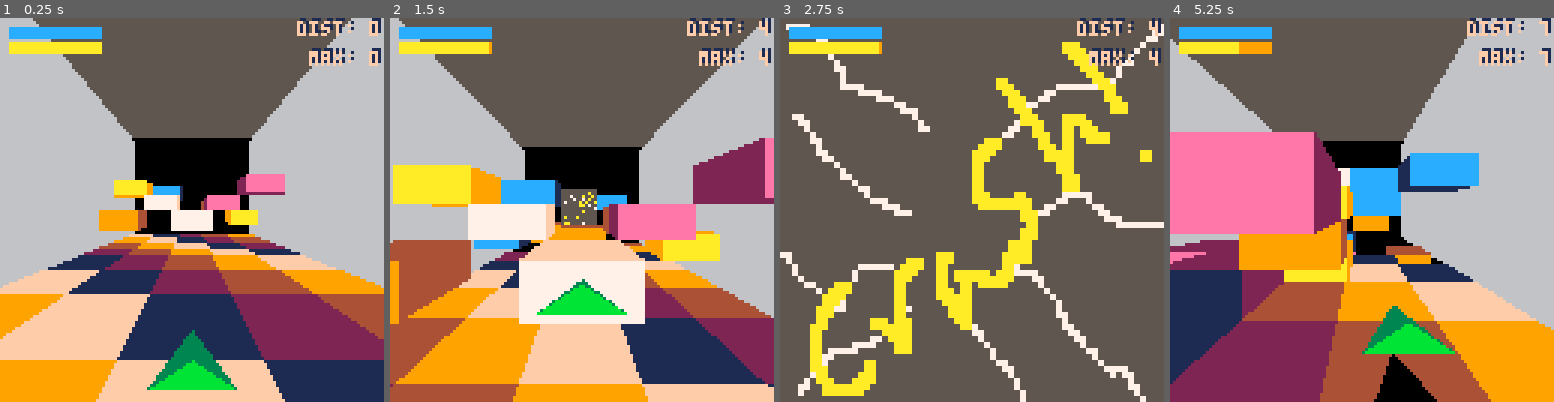
Above: before the commit, frames 1-4 (left to right).
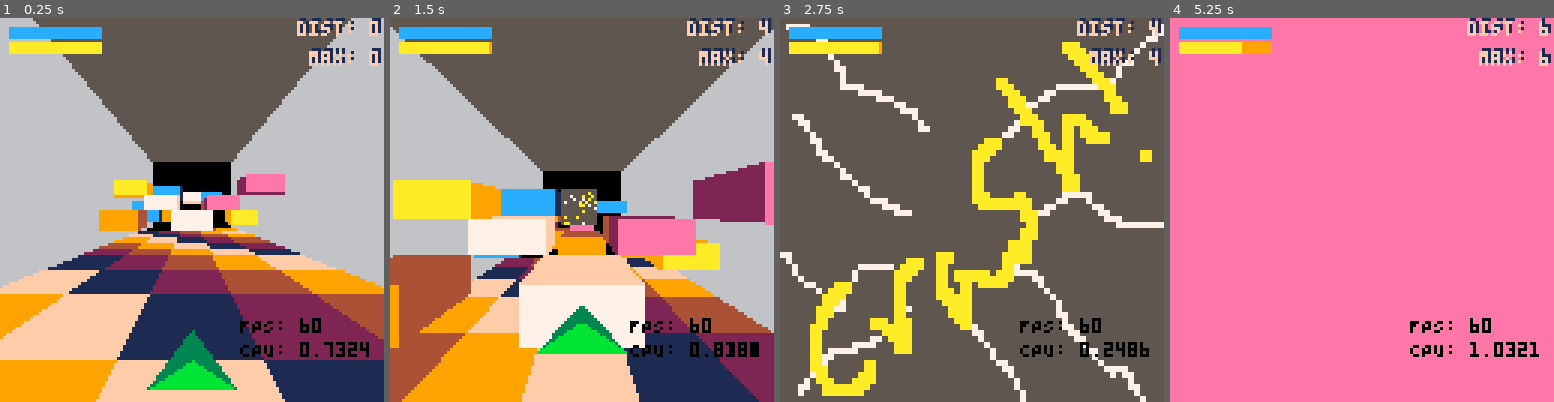
Above: after the commit, the same moments.

Repository: bobgar/pico3d
Game: PICO-8 cartridge 3d.p8
Same seed, same stepped clock (60 frames per second), same inputs: the game is played once before the commit and once after it.
Inputs:
- Up to frame 1 (0.25 s): no input
- Up to frame 2 (1.5 s): tap X (X key) at 0.33, 1.07 s; tap O (Z key) at 0.7 s
- Up to frame 3 (2.75 s): hold Right 1.6-2.1 s; tap O (Z key) at 1.7, 2.1, 2.5 s; tap X (X key) at 1.85 s; hold Up 2.15-2.42 s; hold Right from 2.47 s (still down)
- Up to frame 4 (5.25 s): tap O (Z key) every 0.4 s from 2.9 to 4.9 s; tap X (X key) at 2.97, 4.08, 5.2 s; release Right at 3.03 s; hold Left 3.08-3.58 s; hold Down 3.63-3.97 s; hold Right 4.02-4.68 s; hold Up 4.73-5.03 s; hold Left from 5.08 s (still down)

The runs differ from the first frame. In frame 1, 4.0% of the frame differs, in the area x 34-97%, y 31-89%; in frame 2, 32%; in frame 3, 0.8%; in frame 4, 87%, in the area x 0-100%, y 0-100%.

Commit message:
small update

Diff:
--- a/3d.lua
+++ b/3d.lua
@@ -5,7 +5,7 @@
     frontcolors = {12, 14, 9,  10, 7}
     xsize = 5
     ysize = 5
-    zdist = 8
+    zdist = 12
     px = 0
     py = 0
     pz = 0
@@ -98,7 +98,7 @@
     end
     px = -shipx * .75
     --py = -shipy * .65
-    py = -shipy * .5
+    py = -shipy * .75
 
     --if btnp(⬆️) then advance += advancespeed  end
     --if btnp(⬇️) then advance -= advancespeed  end
@@ -125,7 +125,7 @@
         local iz = ((shippoint.z-1)*scale + z) / zstep
 
         --Make sure we're in bounds.  Not sure whether to count this as true or false, but for now true.
-        if ix<=0 or ix > xsize or iy > ysize or iz > 100  then return true end
+        if ix<=0 or ix > xsize or iy > ysize or iz > 200  then return true end
         if iz<=0 or iy<=0  then return false end
 
         --printh("ix: " .. ix .. "  iy: " .. iy .. "  iz: " .. iz .. "  cell value: " ..  level[ceil(ix)][ceil(iy)][ceil(iz)])-- .. "  cell  " .. level[ceil(ix)][ceil(ny)][ceil(iz)] )
@@ -236,8 +236,8 @@
     print(max,127 - #max * 4, 11, 15)
 
     color(0)
-    --print("FPS: " .. stat(7), 80,100)
-    --print("CPU: " .. stat(1), 80,108)
+    print("FPS: " .. stat(7), 80,100)
+    print("CPU: " .. stat(1), 80,108)
 end
 
 function drawbar(x, y, cur,max,  c1,c2)
@@ -411,7 +411,7 @@
     --to draw, and draw peices at different layers, but for the purposes of this game the current implementation is probably fine.
     if min != nil then
         dy = ((- 1 / ((shipy + (bottompoints[1].y-60) + ystep * 4) / ystep - min)) - 1) * .5 + 1
-        printh(dy)
+        --printh(dy)
         -- In this case we can draw the whole dropshadow on the same rect.
         local cy = ((min-1) / (ysize-1)) * 128 - 64 -4
         local p1x = (bottompoints[1].x*dy+shipx + px) / bottompoints[1].z + 64
Not shown, changed: 3d.p8.png
